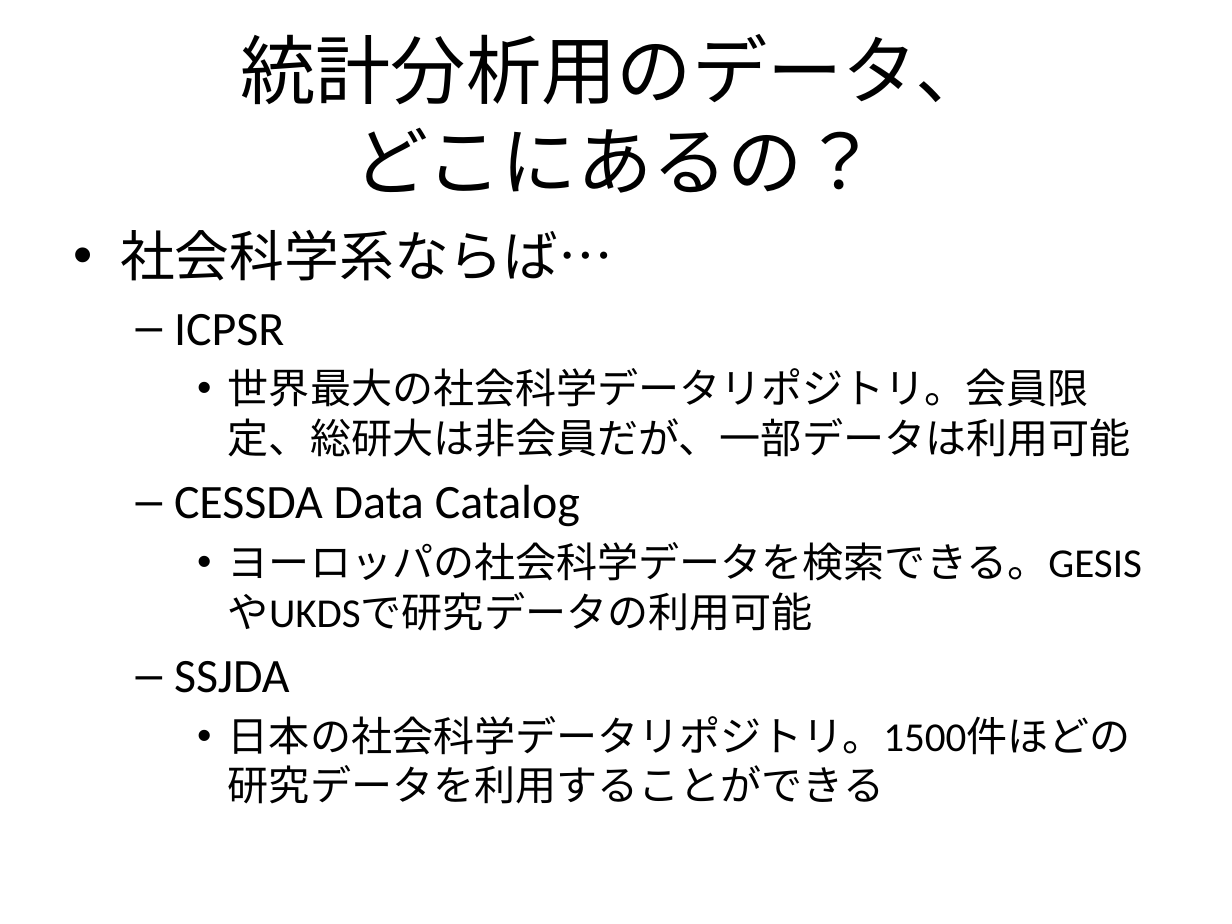
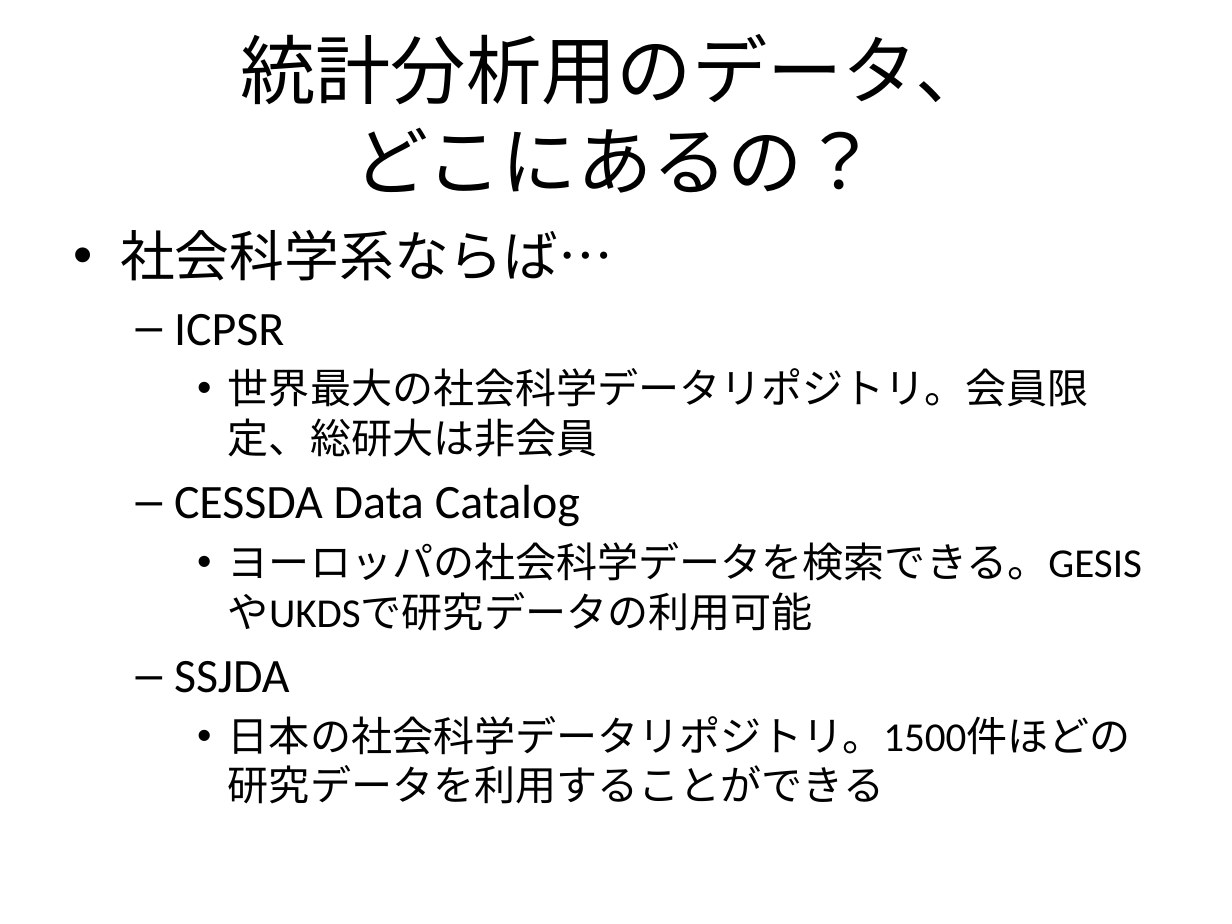
Before and after one commit to MakotoASAOKA/IES2023_Week14, a slide deck: slide 54 of week14_regression.pptx. Drawn at 1232x924 pixels with LibreOffice and Linux fonts; fonts in the diff are those of the drawing. Boxes give left, top, right and bottom in pixels: in the first picture for what was removed or moved away, otherwise in the second. Text is boxed around its words. In the diff, an @@ line names an element or a change of style, - is before the commit and + after.

```diff
--- a/week14_regression.pptx
+++ b/week14_regression.pptx
@@ text at [228,368,1089,457]: text changed @@
-    • 世界最大の社会科学データリポジトリ。会員限定、総研大は非会員だが、一部データは利用可能
+    • 世界最大の社会科学データリポジトリ。会員限定、総研大は非会員
```
Also in this commit, not shown: 7 other slides changed.
